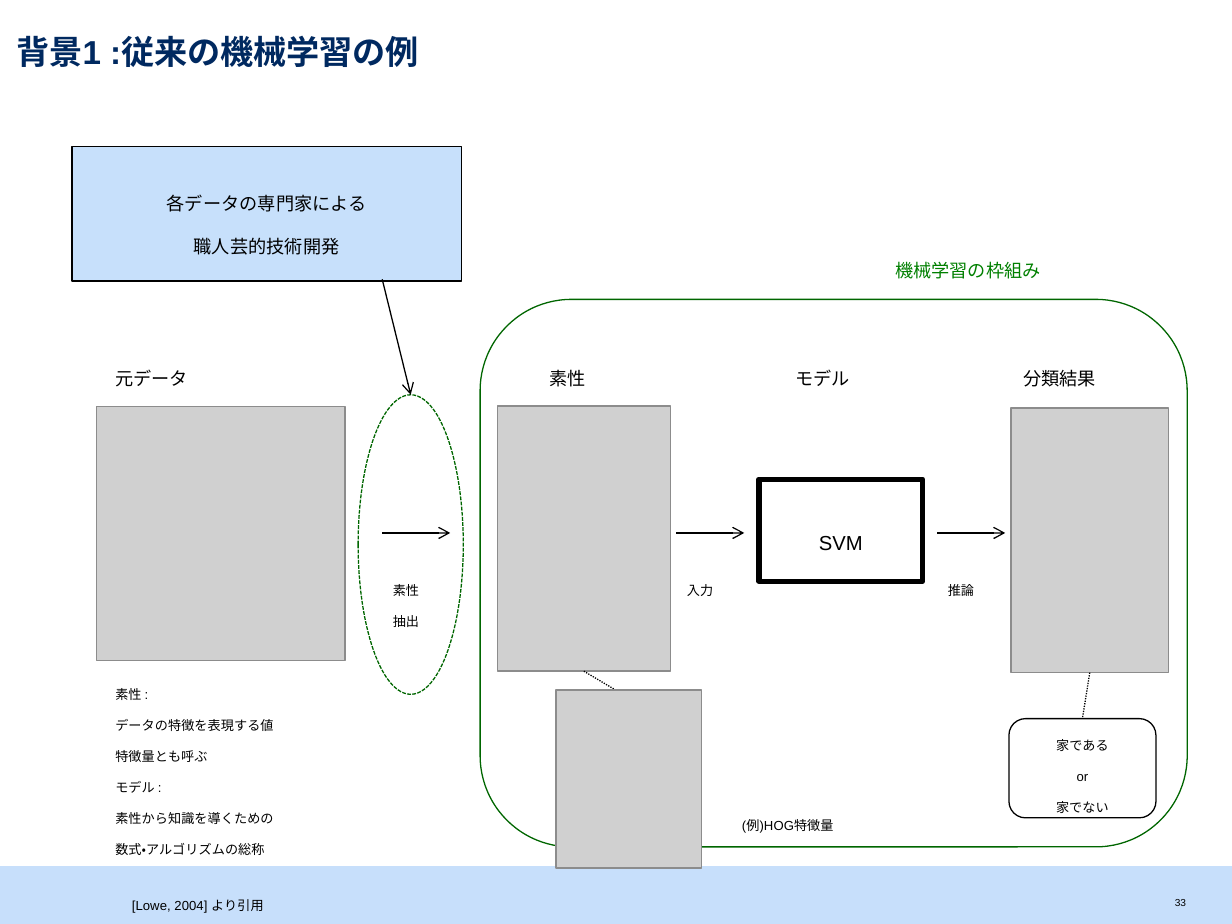
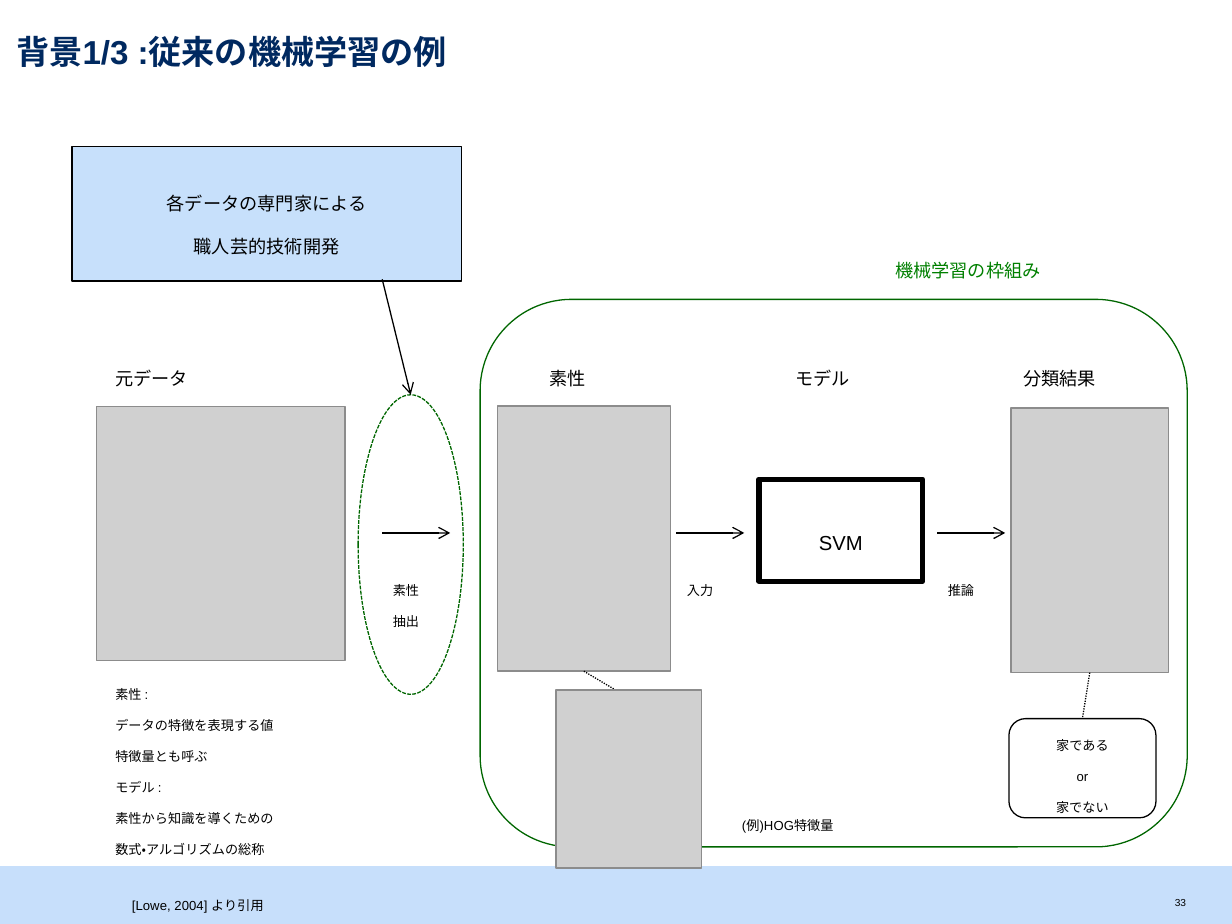
Before and after one commit to srtk/sotsuron, a slide deck: slide 34 of doc/sotsuron_defense/bd.pptx. Drawn at 1232x924 pixels with LibreOffice and Linux fonts; fonts in the diff are those of the drawing; grey boxes stand for pictures. Boxes give left, top, right and bottom in pixels: in the first picture for what was removed or moved away, otherwise in the second. Text is boxed around its words. In the diff, an @@ line names an element or a change of style, - is before the commit and + after.

```diff
--- a/doc/sotsuron_defense/bd.pptx
+++ b/doc/sotsuron_defense/bd.pptx
@@ title at bbox=[16, 35, 447, 67]: text changed @@
-背景1 :従来の機械学習の例
+背景1/3 :従来の機械学習の例
```
Also in this commit, not shown: 7 other slides changed, 1 other file.
